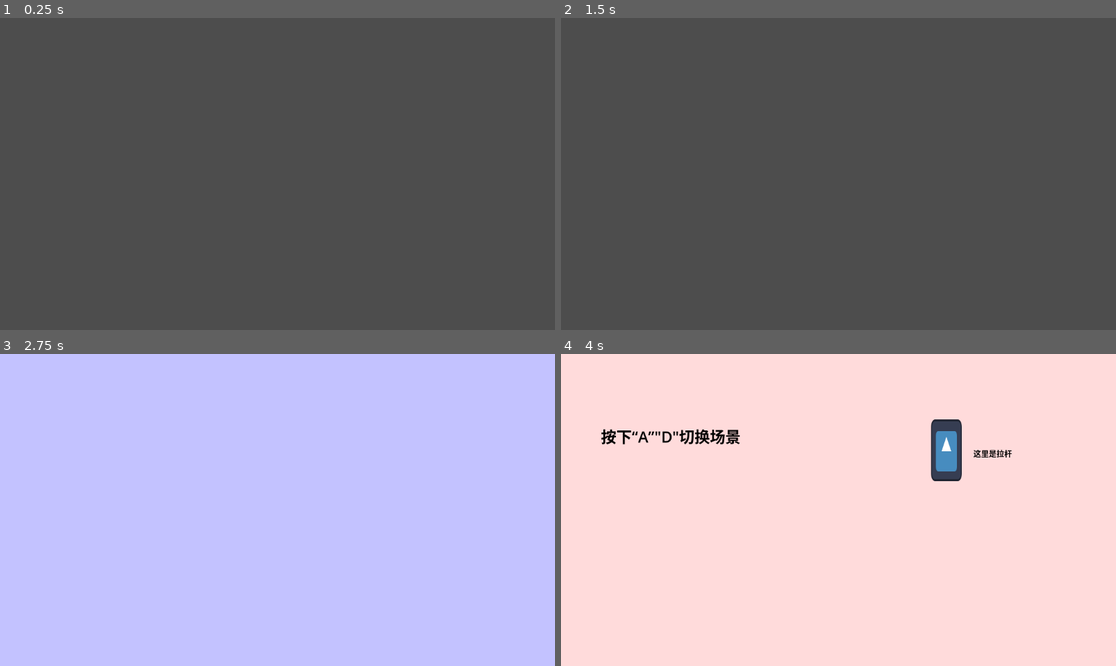
Above: before the commit, frames 1-4 (two rows, left to right).
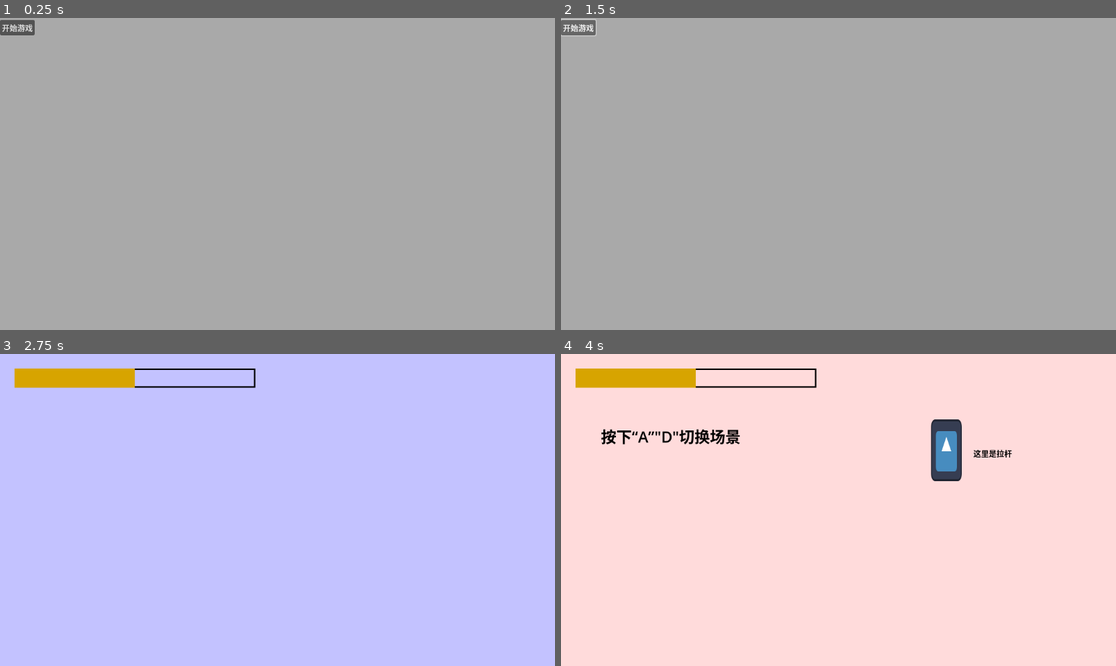
Above: after the commit, the same moments.

Repository: MDA21/lucky_coin
Game: Godot game, scene res://project/scenes/systems/game_manager.tscn
Two runs of this game, one before a commit and one after it. Both use one fixed random seed, a clock stepped at 60 frames per second and the inputs below. The engine's default icon, where the game draws it, is replaced by a stand-in: a white triangle on a blue panel in a dark square.
Inputs (mouse positions are in pixels of both pictures, inside the frame that each line leads up to):
- Up to frame 1 (0.25 s): no input
- Up to frame 2 (1.5 s): click (577, 27) at 0.5 s, where only the run after the commit has a clickable "开始游戏"; click (577, 27) at 1.25 s, where only the run after the commit has a clickable "开始游戏"
- Up to frame 3 (2.75 s): tap Enter at 2 s; move the mouse to (399, 494) at 2.02 s; hold D (scene_right) from 2.03 s (still down); click (399, 494) at 2.17 s
- Up to frame 4 (4 s): tap Space at 2.75 s; move the mouse to (727, 525) at 2.77 s; release D (scene_right) at 2.78 s; hold A (scene_left) 2.78-3.53 s; tap Enter at 3.5 s; move the mouse to (894, 441) at 3.52 s; hold D (scene_right) from 3.53 s (still down)

The runs differ from the first frame. In frame 1, 100% of the frame differs, in the area x 0-100%, y 0-100%; in frame 2, 100%; in frame 3, 1.6%; in frame 4, 1.6%.

Commit message:
20251006 2340 Finish UI design

Diff:
--- a/project.godot
+++ b/project.godot
@@ -15,6 +15,10 @@
 config/features=PackedStringArray("4.5", "Forward Plus")
 config/icon="res://icon.svg"
 
+[editor]
+
+version_control/autoload_on_startup=true
+
 [input]
 
 scene_left={
--- a/project/scenes/ui/hud.tscn
+++ b/project/scenes/ui/hud.tscn
@@ -1,9 +1,27 @@
-[gd_scene format=3 uid="uid://dcu78nm7yhngx"]
+[gd_scene load_steps=4 format=3 uid="uid://dcu78nm7yhngx"]
 
-[node name="Hud" type="Control"]
-layout_mode = 3
-anchors_preset = 15
-anchor_right = 1.0
-anchor_bottom = 1.0
-grow_horizontal = 2
-grow_vertical = 2
+[ext_resource type="Script" uid="uid://bi1adm818j1fh" path="res://project/scripts/ui/hud.gd" id="1_ah3le"]
+
+[sub_resource type="StyleBoxFlat" id="StyleBoxFlat_ah3le"]
+bg_color = Color(0.60038817, 0.60038817, 0.60038817, 0)
+border_width_left = 3
+border_width_top = 3
+border_width_right = 3
+border_width_bottom = 3
+border_color = Color(0, 0, 0, 1)
+
+[sub_resource type="StyleBoxFlat" id="StyleBoxFlat_gojiv"]
+bg_color = Color(0.8420815, 0.6418962, 3.85046e-07, 1)
+
+[node name="hud" type="CanvasLayer"]
+layer = 2
+script = ExtResource("1_ah3le")
+
+[node name="CoinPusherBar" type="ProgressBar" parent="."]
+offset_left = 30.0
+offset_top = 30.0
+offset_right = 530.0
+offset_bottom = 70.0
+theme_override_styles/background = SubResource("StyleBoxFlat_ah3le")
+theme_override_styles/fill = SubResource("StyleBoxFlat_gojiv")
+show_percentage = false
--- a/project/scripts/systems/game_manager.gd
+++ b/project/scripts/systems/game_manager.gd
@@ -8,14 +8,22 @@
 	preload("res://project/scenes/views/bank_view.tscn")
 ]
 
-# start from scene "hall"
+const HUD_SCENE: PackedScene = preload("res://project/scenes/ui/hud.tscn")
+
+var hud_node: CanvasLayer = null
+
+# start from scene "main_menu"
 var current_view_index: int = 0
 var current_view_node: Node = null
 
 func _ready():
 	# load initial scene
-	await get_tree().process_frame
-	_change_view(current_view_index)
+	# await get_tree().process_frame
+
+	# 【修正】将初始视图添加到 GameManager 自身
+	var initial_view: Node = VIEW_PATHS[current_view_index].instantiate()
+	add_child(initial_view)
+	current_view_node = initial_view
 
 func _input(event: InputEvent) -> void:
 	if event.is_action_pressed("scene_left"):
@@ -28,18 +36,40 @@
 			get_viewport().set_input_as_handled()
 
 func _change_view(new_index: int) -> void:
+	# 1. 前置检查：如果索引不变，则退出
 	if new_index == current_view_index:
 		return
 
+	# 2. 断开信号并销毁旧视图
 	if current_view_node != null:
+		# 确保在销毁前断开信号，避免意外连接
 		if current_view_node.has_signal("request_game_start"):
-			current_view_node.request_game_start.disconnect(_on_game_start_requested)
+			if current_view_node.request_game_start.is_connected(_on_game_start_requested):
+				current_view_node.request_game_start.disconnect(_on_game_start_requested)
 
+		# 销毁旧视图节点
 		current_view_node.queue_free()
 		current_view_node = null
 
+	var is_main_menu: bool = new_index == 0
+
+	if is_main_menu:
+		if is_instance_valid(hud_node):
+			print("DEBUG: HUD SUCCESSFULLY FREED and removed.")
+			hud_node.queue_free()
+			hud_node = null
+	else:
+		if not is_instance_valid(hud_node):
+			var new_hud: CanvasLayer = HUD_SCENE.instantiate()
+			add_child(new_hud)
+			hud_node = new_hud
+			print("DEBUG: HUD SUCCESSFULLY LOADED and added as child of GameManager.")
+			_update_hud_progress()
+
+	# 3. 实例化新场景
 	var new_view: Node = VIEW_PATHS[new_index].instantiate()
 
+	# 4. 连接新视图的信号
 	if new_view.has_signal("request_game_start"):
 		new_view.request_game_start.connect(_on_game_start_requested)
 
@@ -52,3 +82,19 @@
 
 func _on_game_start_requested():
 	_change_view(2)
+
+# --- 新增：金币和游戏要求数据 ---
+var current_gold: float = 50.0   # 玩家当前的金币数量
+var required_gold: float = 100.0 # 玩一次推币机所需的金币数量
+
+# 在 Game Manager 中定义更新 HUD 的内部函数
+func _update_hud_progress():
+	if is_instance_valid(hud_node):
+		hud_node.update_coin_progress(current_gold, required_gold)
+		print("HUD updated")
+
+# --- 新增：一个更新金币的公共函数 ---
+func add_gold(amount: float):
+	current_gold += amount
+	# 调用步骤 2 中的函数来更新 HUD
+	_update_hud_progress()
--- a/project/scripts/ui/hud.gd
+++ b/project/scripts/ui/hud.gd
@@ -1 +1,23 @@
-extends Control
+extends CanvasLayer
+
+# 引用你场景中的 ProgressBar 节点
+@onready var resource_bar: ProgressBar = $CoinPusherBar
+
+# --- 公共函数：供外部脚本调用 ---
+func update_coin_progress(current_amount: float, required_amount: float):
+	# 避免除以零或显示负值
+	if required_amount <= 0:
+		resource_bar.value = resource_bar.max_value
+		return
+
+	# 设置进度条的最大值（即所需金币数）
+	resource_bar.max_value = required_amount
+
+	# 设置当前值（即持有金币数）
+	resource_bar.value = current_amount
+
+	# 可选：你可以限制进度条不超过最大值
+	resource_bar.value = min(resource_bar.value, resource_bar.max_value)
+
+	# 如果你添加了 Label 来显示数值，在这里更新它：
+	# $YourLabelNode.text = str(current_amount) + " / " + str(required_amount)
